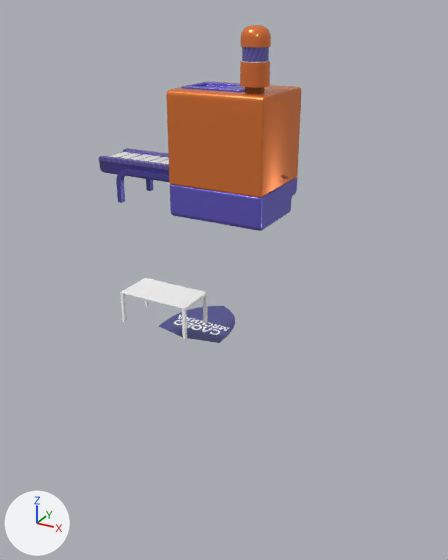
The glTF model build/models/Scene.glb as it was, and as the next commit left it.
The view is the same before and after, from a 50 mm camera at (7.46, -11.39, 3.75) aimed at (1.85, -1.19, -1.35). Every picture has the same lights, and +X, +Y and +Z are marked at lower left. Where no turn or scale is listed for an object, it has been applied to the vertices.

Names of what the first picture shows: 'Cutter', 'Logo_4', 'Table'.
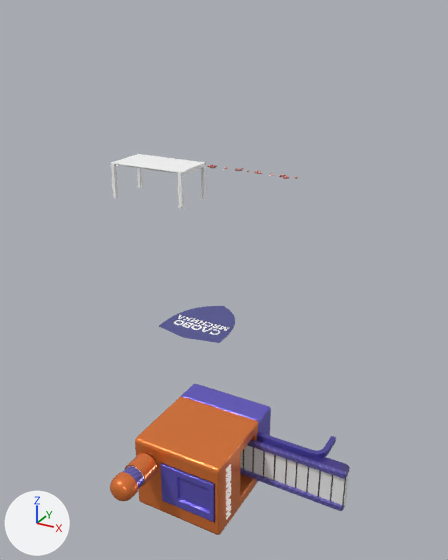
Where the change shows, as pixel boxes (x1, y1, x2, y2) in the pictures (448 x 560 px):
'Cutter', moved, turned: before (99, 25, 301, 231); after (110, 384, 350, 535)
'Table', moved: before (120, 278, 207, 339); after (111, 154, 206, 209)

Patch to the scene script:
```diff
--- a/build/models/Scene.glb.py
+++ b/build/models/Scene.glb.py
@@ ob_table @@
 ob_table = bpy.data.objects.new('Table', me_cube_018)
-ob_table.location = (0.0, -0.7, -3.0)
+ob_table.location = (0.0, -0.7, 0.0)
@@ ob_cutter @@
 ob_cutter = bpy.data.objects.new('Cutter', me_cutter)
-ob_cutter.location = (1.9, -0.95, 0.0)
-ob_cutter.rotation_euler = (0.0, 0.0, -1.571)  # degrees (0, 0, -90)
+ob_cutter.location = (1.9, -0.9, -5.0)
+ob_cutter.rotation_euler = (1.571, -1.571, 0.0)  # degrees (90, -90, 0)
```
